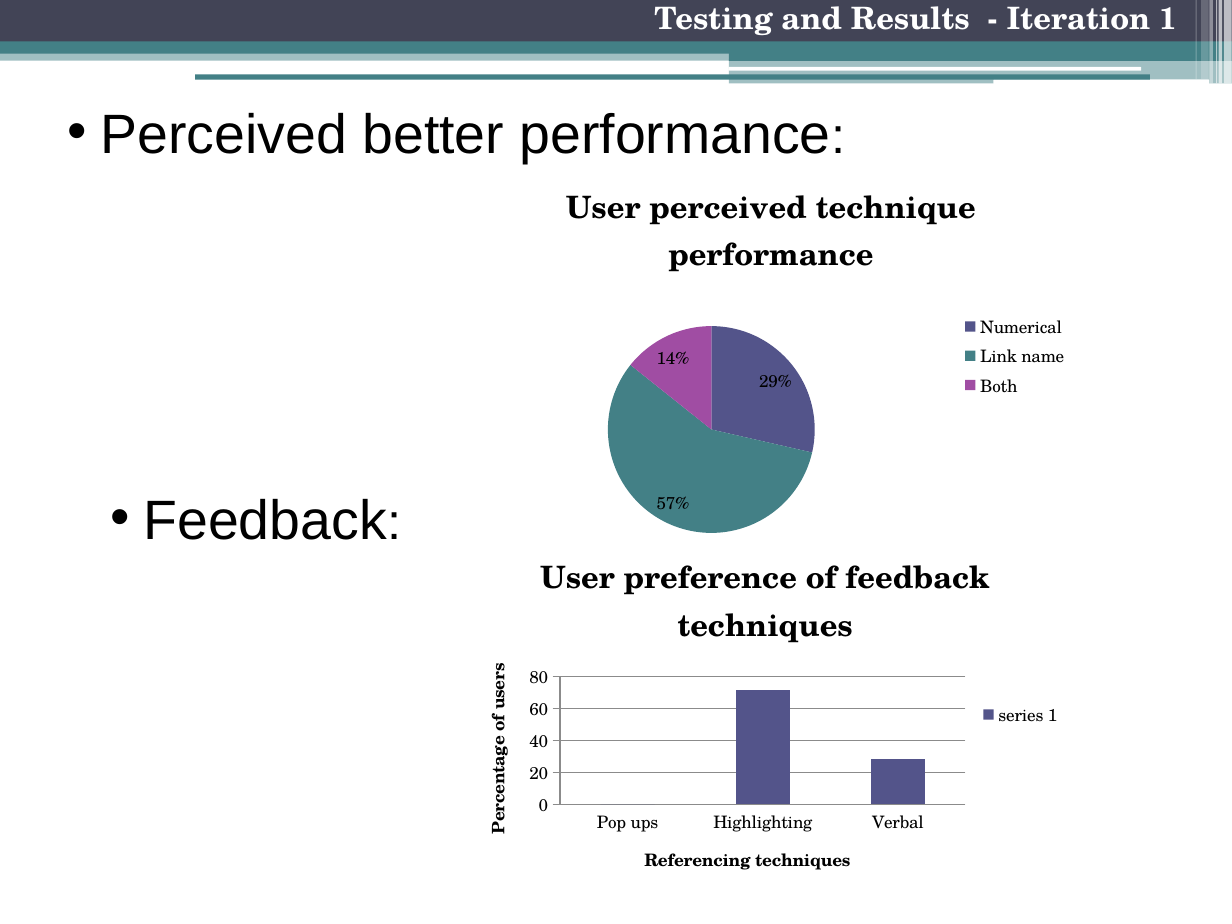
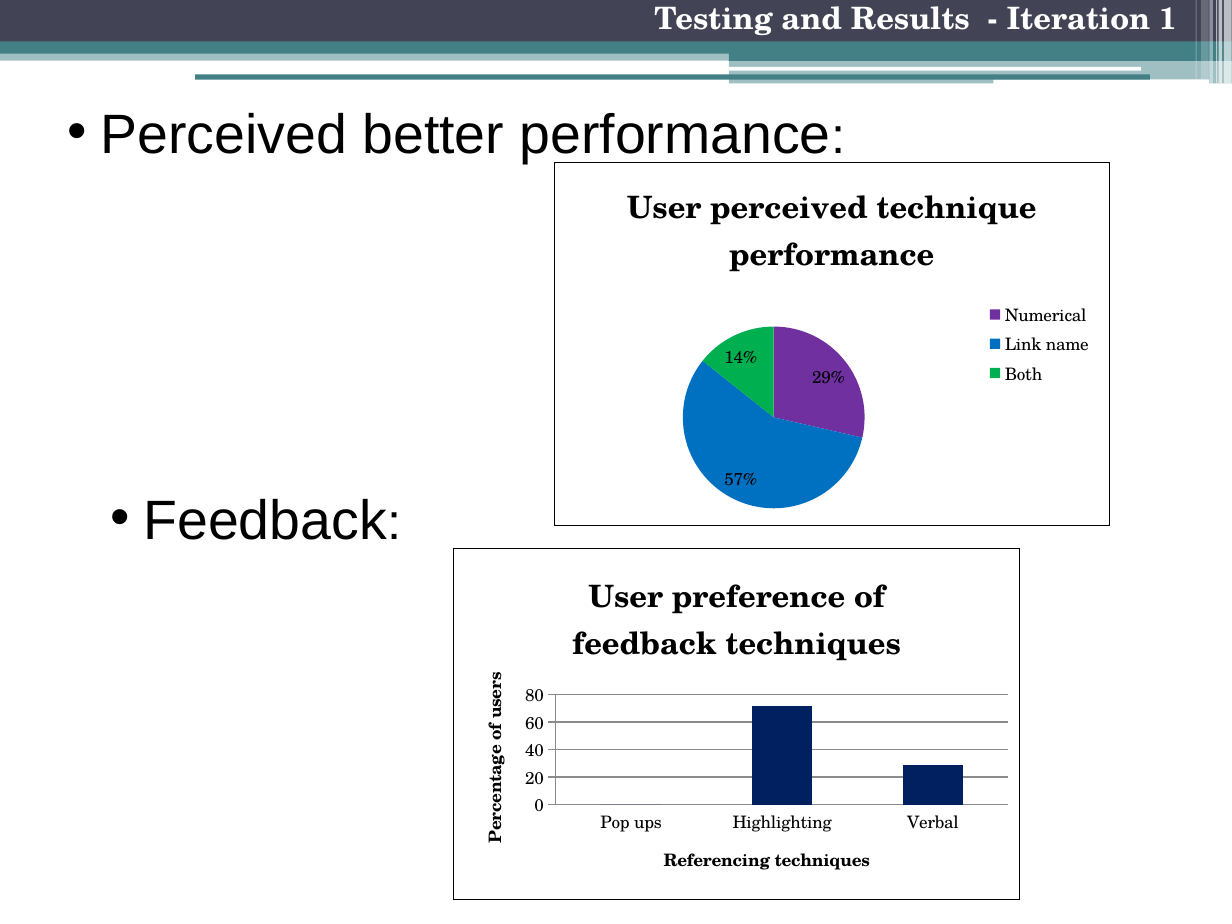
Before and after one commit to freecole/Lab-project, a slide deck: slide 25 of Presentation/3 Nov/Final Presentation.pptx. Drawn at 1232x924 pixels with LibreOffice and Linux fonts; fonts in the diff are those of the drawing. Boxes give left, top, right and bottom in pixels: in the first picture for what was removed or moved away, otherwise in the second. Text is boxed around its words. In the diff, an @@ line names an element or a change of style, - is before the commit and + after.

Commit message:
changed the graph colours

```diff
--- a/Presentation/3 Nov/Final Presentation.pptx
+++ b/Presentation/3 Nov/Final Presentation.pptx
@@ pie chart at box(554, 163, 1109, 526) @@
@@ colours of single points changed @@
@@ border changed @@
@@ pie chart: place and size @@
-pie chart at box(457, 161, 1084, 549)
+pie chart at box(554, 163, 1109, 526)
@@ column chart at box(453, 548, 1019, 899) @@
-series 1: 0, 71, 29
+Series 1: 0, 71, 29
@@ colour of Series 1 #53548A to #002060 @@
@@ legend changed @@
@@ border changed @@
@@ column chart: place and size @@
-column chart at box(457, 530, 1073, 899)
+column chart at box(453, 548, 1019, 899)
```
Also in this commit, not shown: 9 other slides changed.
